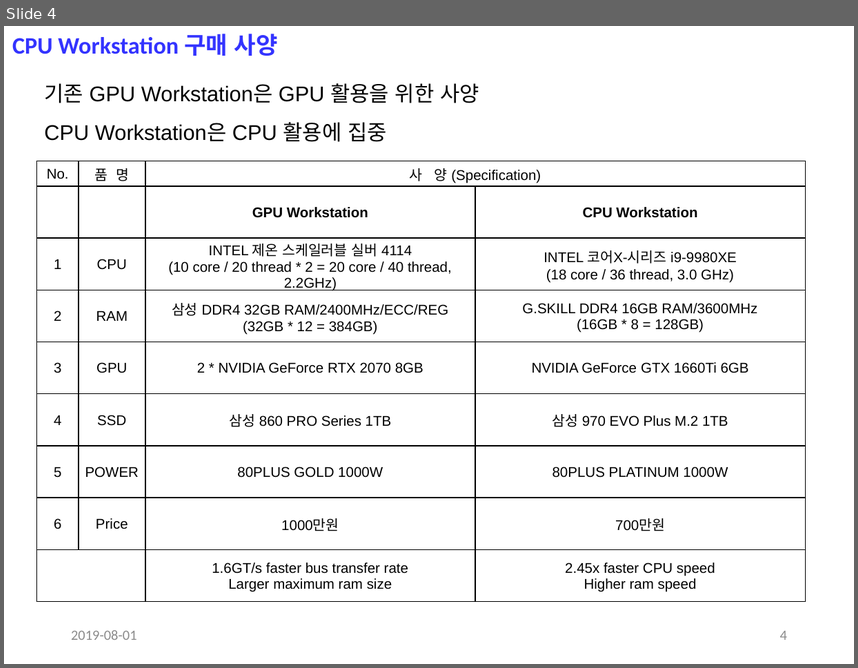
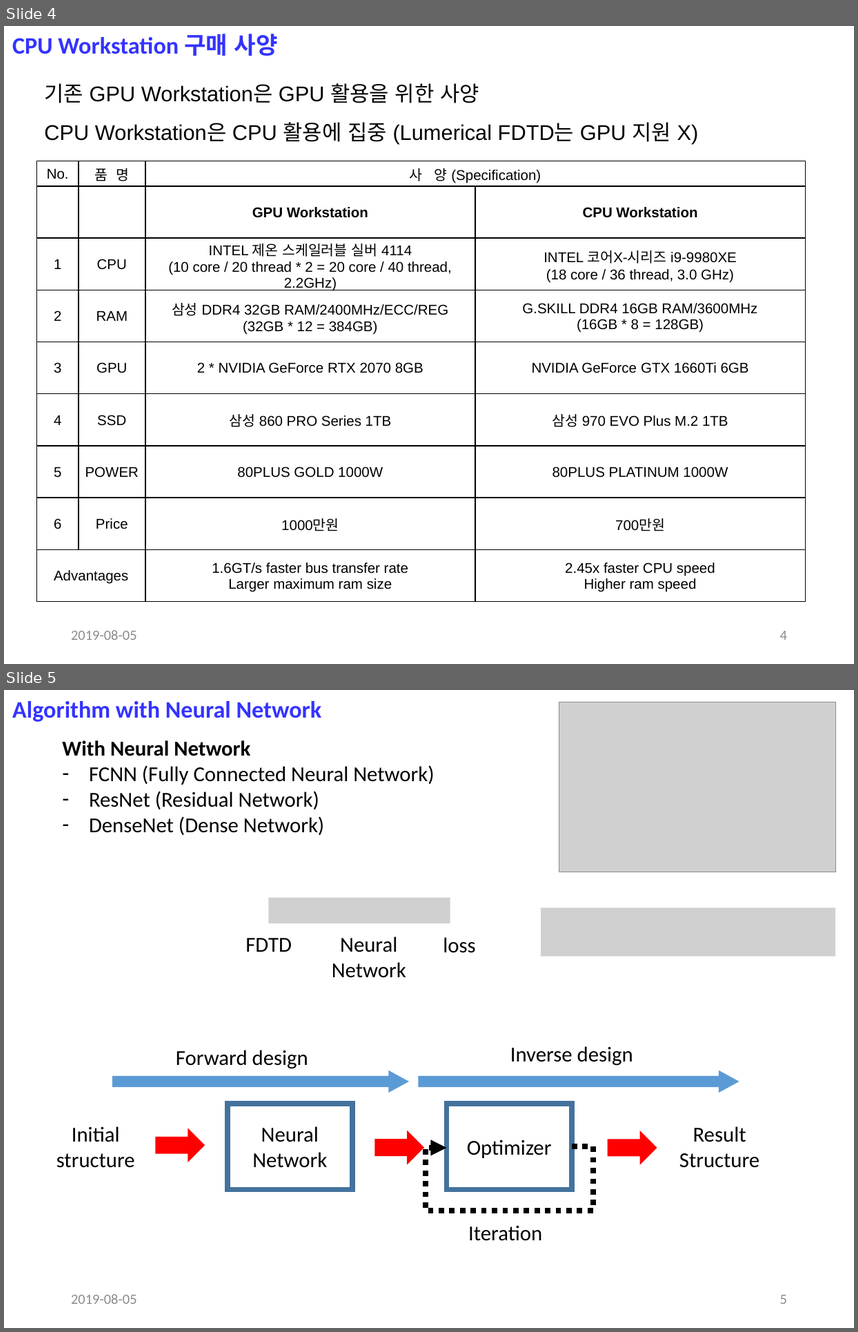
Before and after one commit to jglee96/NBTP_Lab, a slide deck: 랩미팅/201908/190805 (Jong).pptx. Shown one above the other, each under a label of ours: slide 4 before the commit, slides 4 and 5 after it. The pictures are 858x668 and 858x1332 pixels, drawn with LibreOffice and Linux fonts; fonts in the diff are those of the drawing; grey boxes stand for pictures. Boxes give left, top, right and bottom in pixels: in the first picture for what was removed or moved away, otherwise in the second. Text is boxed around its words. In the diff, an @@ line names an element or a change of style, - is before the commit and + after.

```diff
--- a/랩미팅/201908/190805 (Jong).pptx
+++ b/랩미팅/201908/190805 (Jong).pptx
@@ slide 5 added at [4, 690, 854, 1328], background #FFFFFF @@
@@ text added at [12, 701, 322, 722], 20 pt, text #3333FF, bold @@
+Algorithm with Neural Network
@@ picture added at [559, 702, 835, 871] @@
@@ text added at [62, 740, 434, 835], 18 pt, text #000000 @@
+With Neural Network
+– FCNN (Fully Connected Neural Network)
+– ResNet (Residual Network)
+– DenseNet (Dense Network)
@@ picture added at [268, 898, 450, 923] @@
@@ picture added at [542, 907, 836, 956] @@
@@ text added at [245, 938, 292, 952], 18 pt, text #000000 @@
+FDTD
@@ text added at [332, 936, 406, 978], 18 pt, text #000000 @@
+Neural
+Network
@@ text added at [443, 937, 475, 953], 18 pt, text #000000 @@
+loss
@@ text added at [176, 1049, 308, 1069], 18 pt, text #000000 @@
+Forward design
@@ text added at [510, 1046, 633, 1065], 18 pt, text #000000 @@
+Inverse design
@@ right arrow added at [113, 1070, 410, 1092], fill #5B9BD5 @@
@@ right arrow added at [418, 1070, 740, 1092], fill #5B9BD5 @@
@@ rectangle added at [228, 1103, 352, 1189], outline #43739E 4.5 pt @@
@@ rectangle added at [447, 1103, 572, 1189], outline #43739E 4.5 pt @@
@@ text added at [56, 1126, 135, 1167], 18 pt, text #000000 @@
+Initial
+structure
@@ right arrow added at [155, 1127, 205, 1162], fill #FF0000 @@
@@ text added at [252, 1126, 327, 1167], 18 pt, text #000000 @@
+Neural
+Network
@@ right arrow added at [375, 1130, 424, 1164], fill #FF0000 @@
@@ text added at [467, 1139, 552, 1158], 18 pt, text #000000 @@
+Optimizer
@@ right arrow added at [608, 1130, 657, 1164], fill #FF0000 @@
@@ text added at [680, 1126, 760, 1167], 18 pt, text #000000 @@
+Result
+Structure
@@ elbow arrow added from (572, 1147) to (447, 1147), #000000 4.5 pt dashed @@
@@ text added at [468, 1225, 542, 1241], 18 pt, text #000000 @@
+Iteration
@@ text added at [71, 1294, 137, 1303], 12 pt, text #8C8C8C @@
+2019-08-05
@@ page number added at [780, 1294, 787, 1303], 12 pt, text #8C8C8C @@
+5
@@ slide 4 changed as well @@
@@ text at [44, 122, 699, 143]: text changed @@
-CPU Workstation은 CPU 활용에 집중
+CPU Workstation은 CPU 활용에 집중 (Lumerical FDTD는 GPU 지원 X)
@@ table at [37, 161, 806, 601] @@
-row 9, column 1: 
+row 9, column 1: Advantages
@@ text at [71, 630, 137, 639]: text changed @@
-2019-08-01
+2019-08-05
```
Also in this commit, not shown: 3 other slides changed, 2 other slides added, 2 slides removed, 19 other files.
